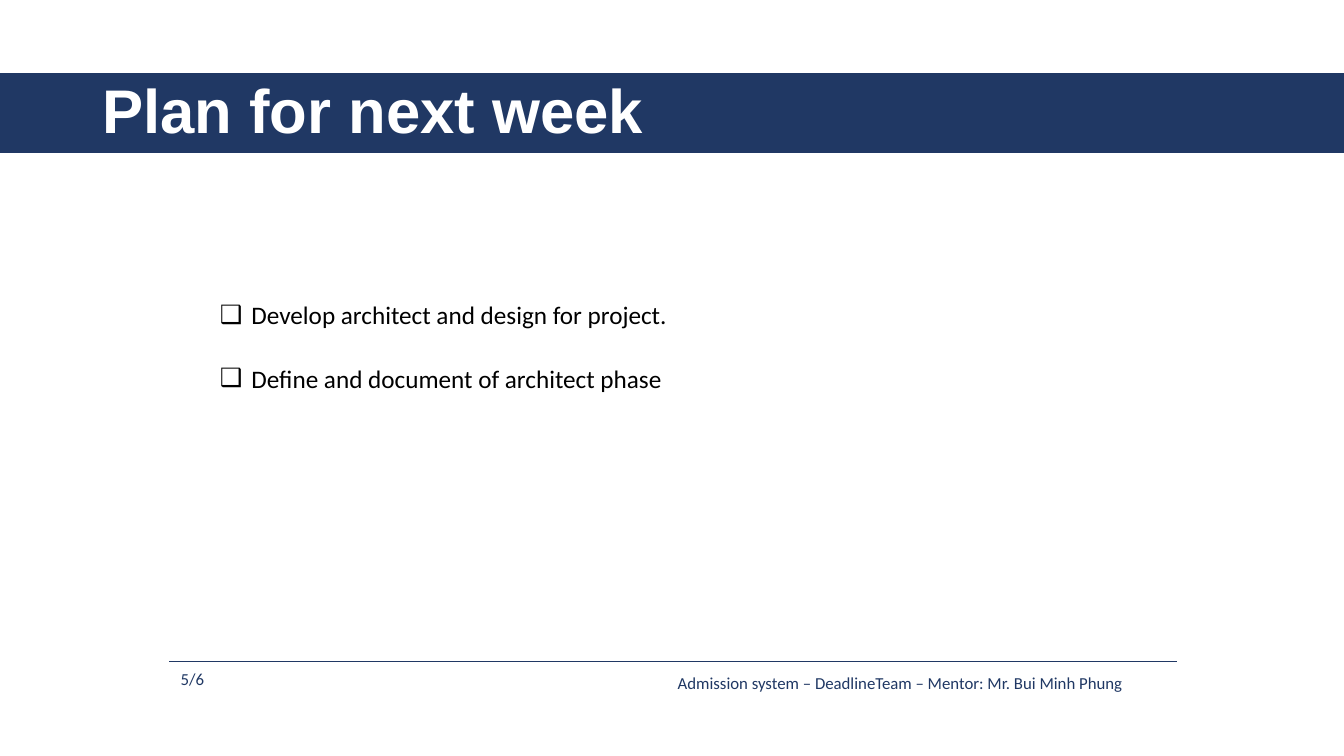
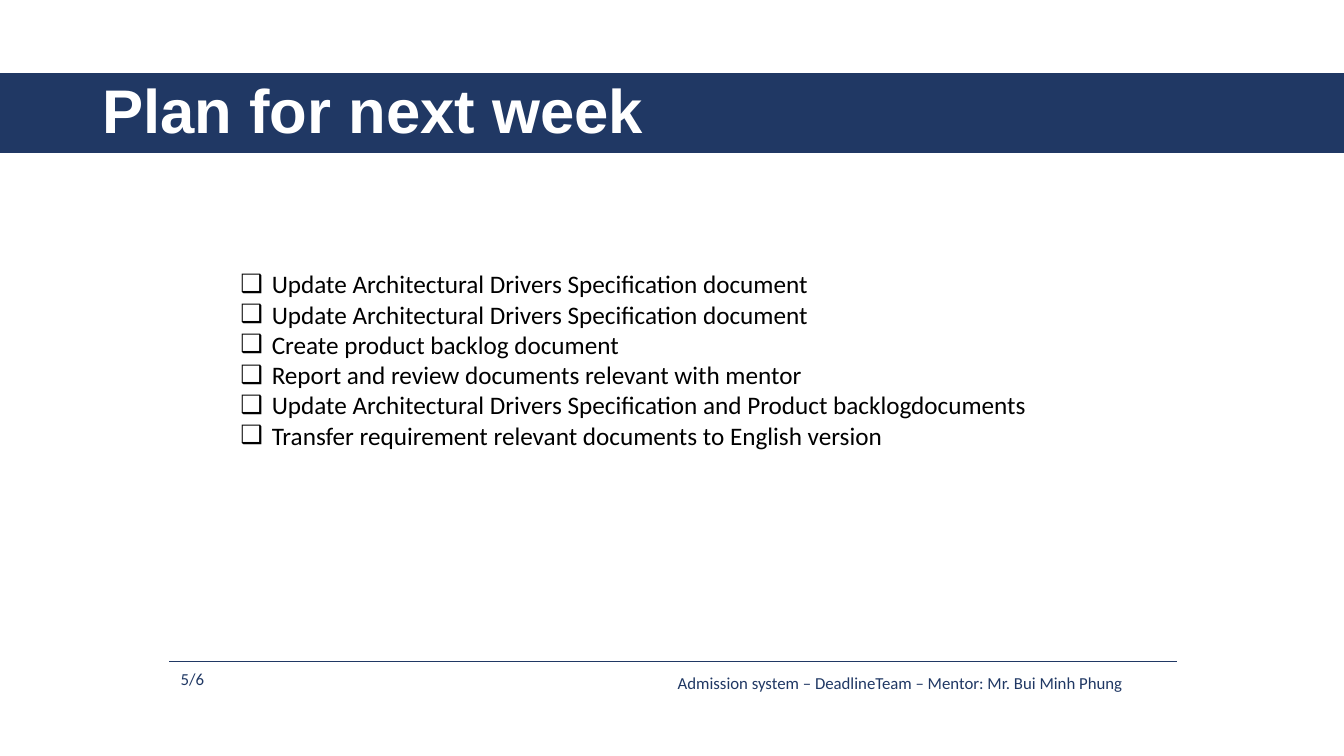
Before and after one commit to daotk/cap-deadline, a slide deck: slide 5 of 9. Presentation/AS_DeadlineTeam_Week6.pptx. Drawn at 1344x756 pixels with LibreOffice and Linux fonts; fonts in the diff are those of the drawing. Boxes give left, top, right and bottom in pixels: in the first picture for what was removed or moved away, otherwise in the second. Text is boxed around its words. In the diff, an @@ line names an element or a change of style, - is before the commit and + after.

```diff
--- a/9. Presentation/AS_DeadlineTeam_Week6.pptx
+++ b/9. Presentation/AS_DeadlineTeam_Week6.pptx
@@ text at (272, 275, 1025, 450): text changed @@
-❑ Develop architect and design for project.
+❑ Update Architectural Drivers Specification document
+❑ Update Architectural Drivers Specification document
+❑ Create product backlog document
+❑ Report and review documents relevant with mentor
+❑ Update Architectural Drivers Specification and Product backlogdocuments
+❑ Transfer requirement relevant documents to English version
@@ text removed at (251, 370, 661, 392) @@
-❑ Define and document of architect phase
```
Also in this commit, not shown: 1 other slide changed, 2 other files.
